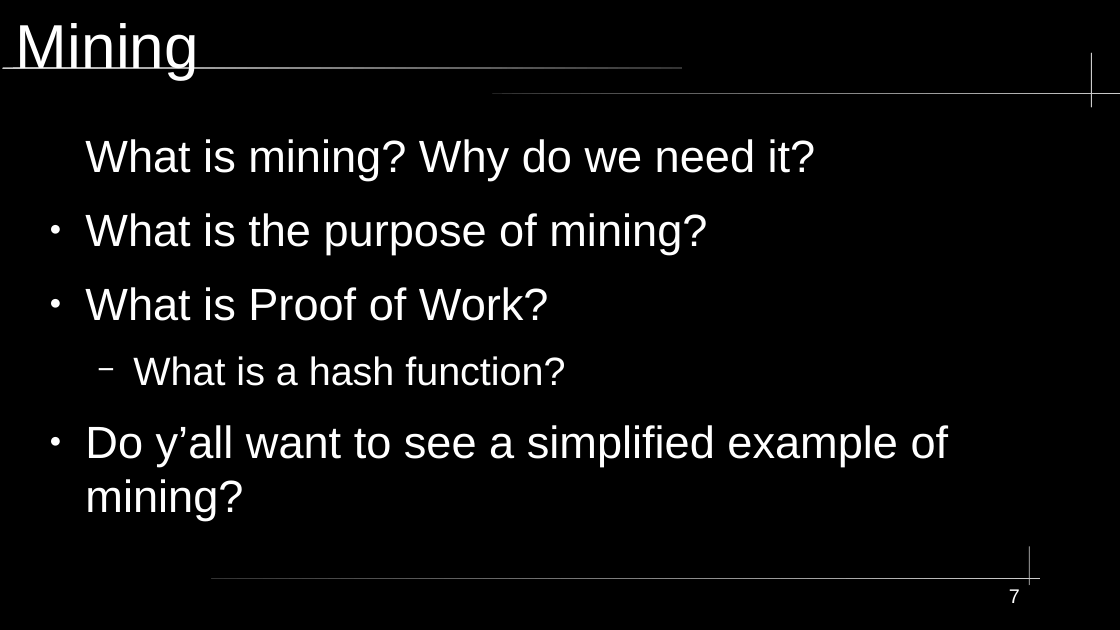
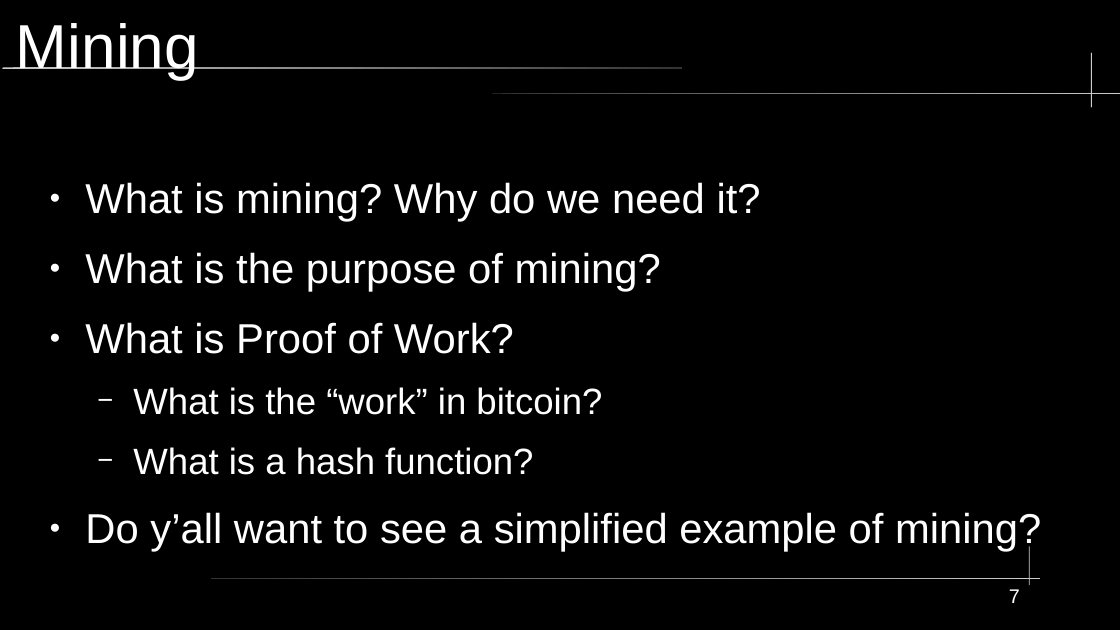
Before and after one commit to jasonribble/journey-of-an-utxo, a slide deck: slide 7 of slides.odp. Drawn at 1120x630 pixels with LibreOffice and Linux fonts; fonts in the diff are those of the drawing. Boxes give left, top, right and bottom in pixels: in the first picture for what was removed or moved away, otherwise in the second. Text is boxed around its words. In the diff, an @@ line names an element or a change of style, - is before the commit and + after.

Commit message:
fix: slides
I don't know what I fixed because...that's how these .odp files work

```diff
--- a/slides.odp
+++ b/slides.odp
@@ text "What is mining? Why do ...": place and size @@
-text "What is mining? Why do ..." at [85,139,949,520]
+text "What is mining? Why do ..." at [85,182,1041,552]
@@ text at [85,182,1041,552]: size 32 to 29.6 pt in "What is mining? Why do we need ...", "What is the purpose of mining?", "What is Proof of Work?", "Do y’all want to see a simplified ..."; size 28 to 25.9 pt in "What is a hash function?"; bullet none to ● @@
@@ text at [133,387,602,415]: paragraph added @@
+  − What is the “work” in bitcoin?
```
Also in this commit, not shown: 4 other slides changed.
